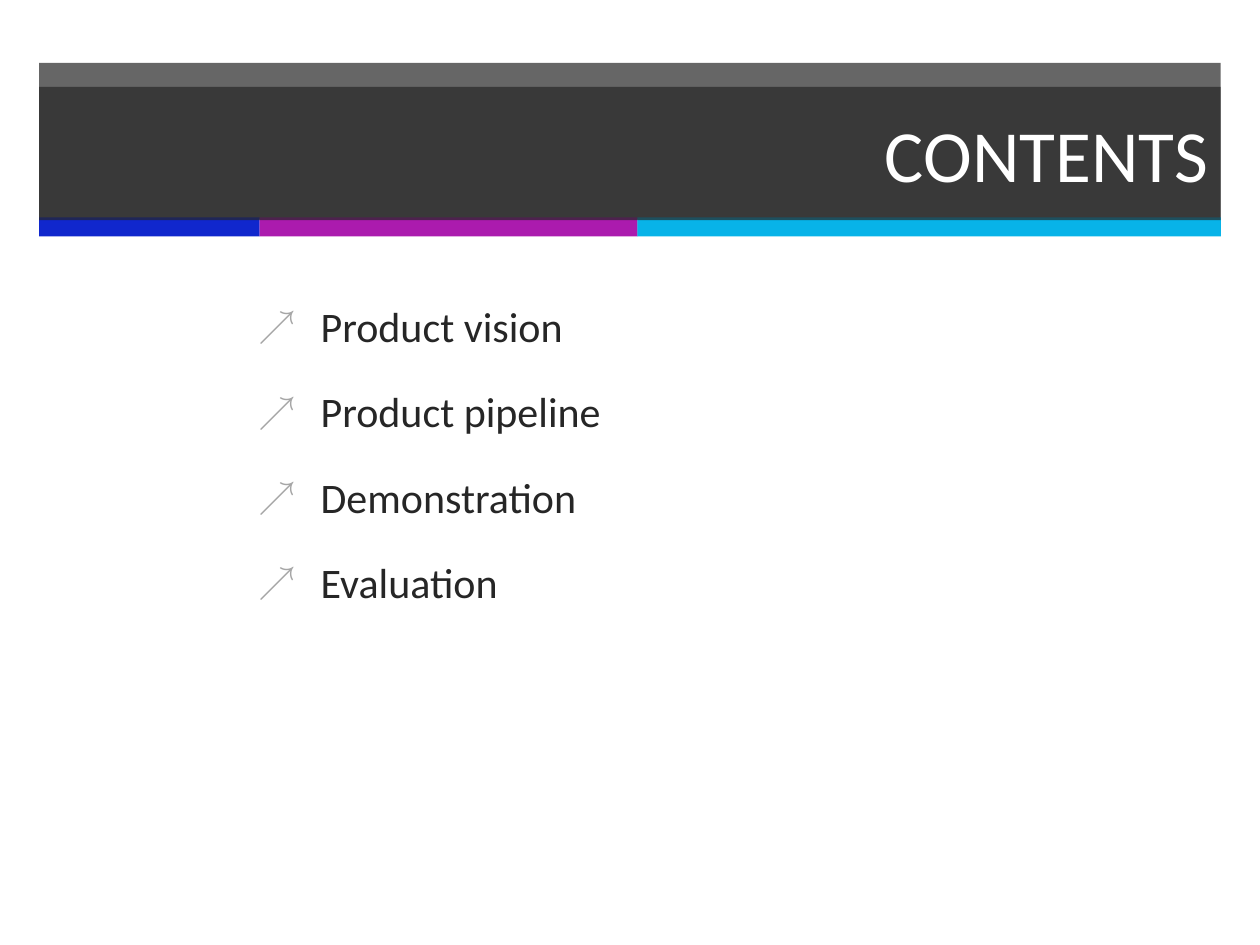
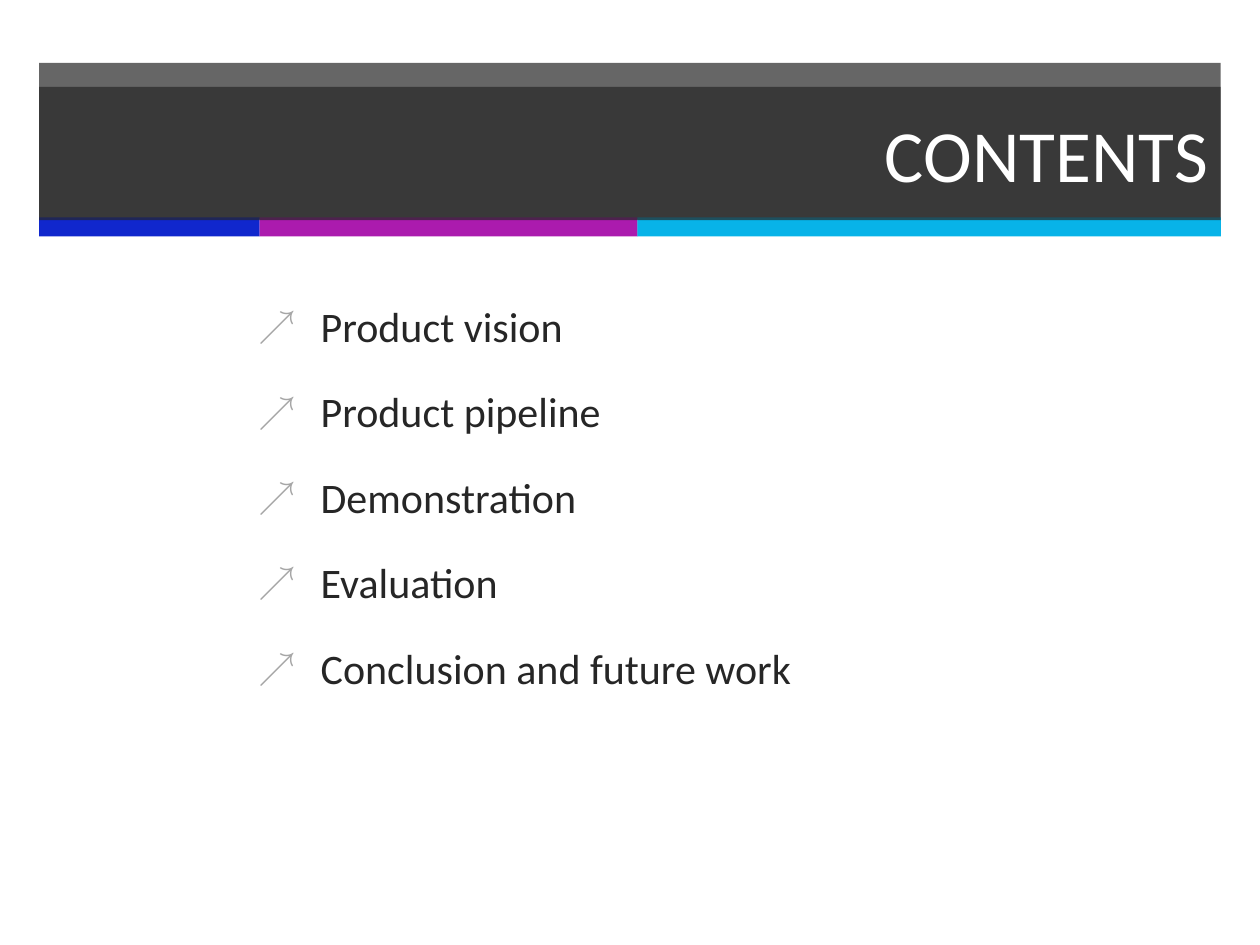
Before and after one commit to PerceptumNL/TweedejaarsProject, a slide deck: slide 2 of doc/finalpresentation.pptx. Drawn at 1260x945 pixels with LibreOffice and Linux fonts; fonts in the diff are those of the drawing. Boxes give left, top, right and bottom in pixels: in the first picture for what was removed or moved away, otherwise in the second. Text is boxed around its words. In the diff, an @@ line names an element or a change of style, - is before the commit and + after.

Commit message:
Presentation

```diff
--- a/doc/finalpresentation.pptx
+++ b/doc/finalpresentation.pptx
@@ text at box(321, 655, 791, 685): paragraph added @@
+↗ Conclusion and future work
```
Also in this commit, not shown: 1 other file.
